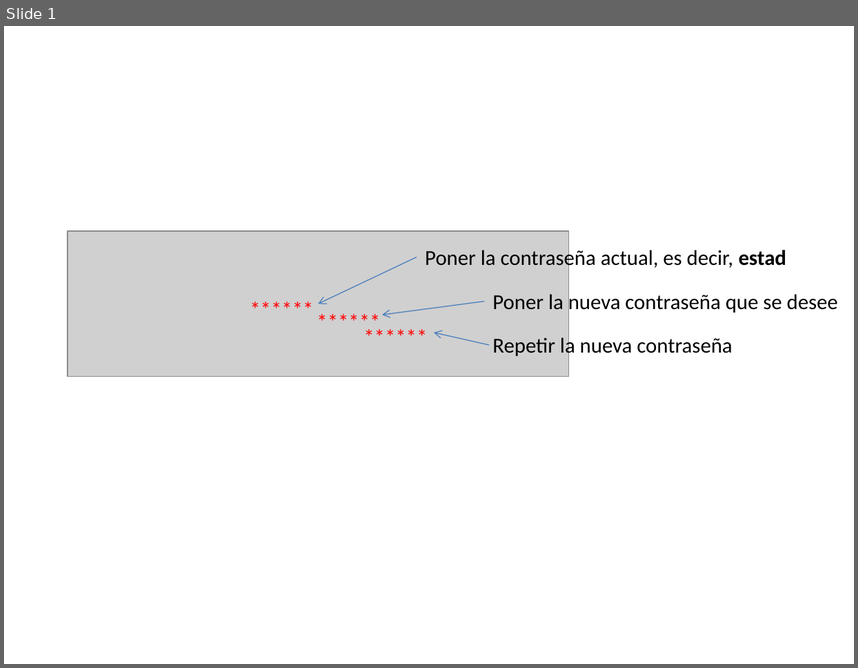
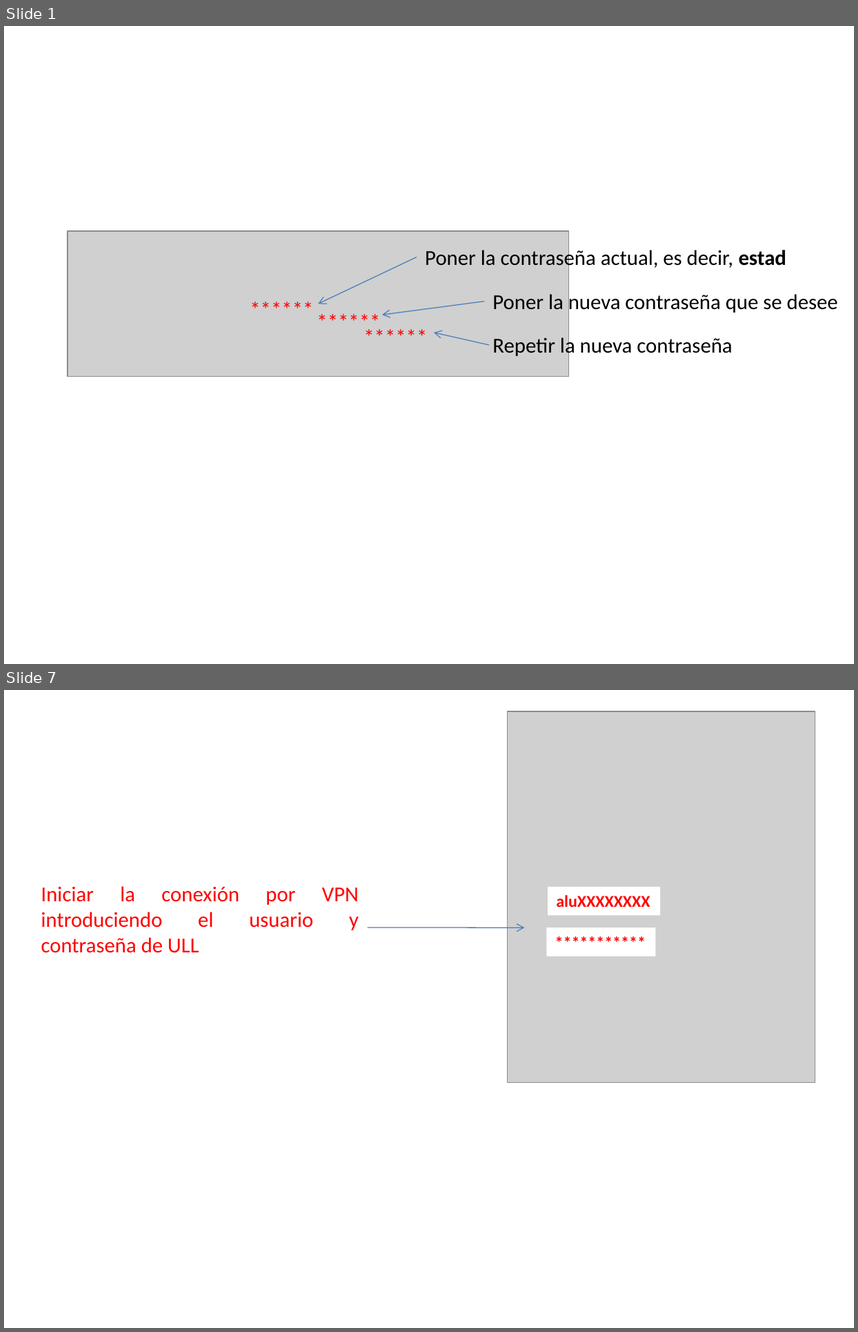
Before and after one commit to ULL-STAT/R_practicas_inferencia, a slide deck: images/Presentación1.pptx. Shown one above the other, each under a label of ours: slide 1 before the commit, slides 1 and 7 after it; the slides between them are not shown. The pictures are 858x668 and 858x1332 pixels, drawn with LibreOffice and Linux fonts; fonts in the diff are those of the drawing; grey boxes stand for pictures. Boxes give left, top, right and bottom in pixels: in the first picture for what was removed or moved away, otherwise in the second. Text is boxed around its words. In the diff, an @@ line names an element or a change of style, - is before the commit and + after.

```diff
--- a/images/Presentación1.pptx
+++ b/images/Presentación1.pptx
@@ slide 7 added at bbox=[4, 690, 854, 1328], background #FFFFFF @@
@@ picture added at bbox=[507, 711, 815, 1083] @@
@@ text added at bbox=[41, 886, 359, 953], 18 pt, text #FF0000 @@
+Iniciar la conexión por VPN introduciendo el usuario y contraseña de ULL
@@ rectangle added at bbox=[548, 887, 660, 915], fill #FFFFFF, 14 pt, text #FF0000, bold @@
+aluXXXXXXXX
@@ arrow added from (367, 927) to (524, 927), #4B7EBC 0.75 pt @@
@@ rectangle added at bbox=[546, 927, 655, 956], fill #FFFFFF, 14 pt, text #FF0000, bold @@
+***********
```
Also in this commit, not shown: 1 slide changed, 5 other slides added, 6 other files.
